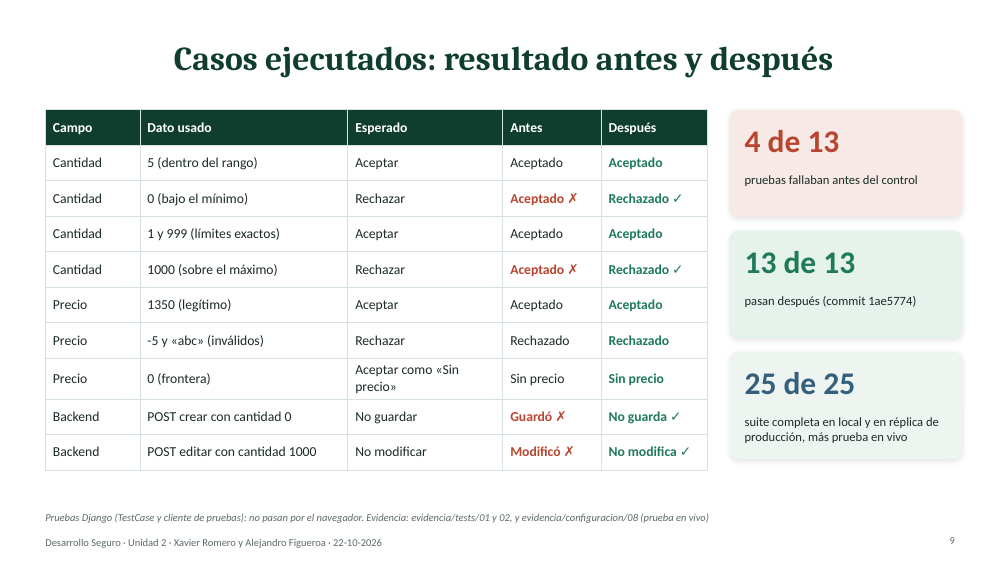
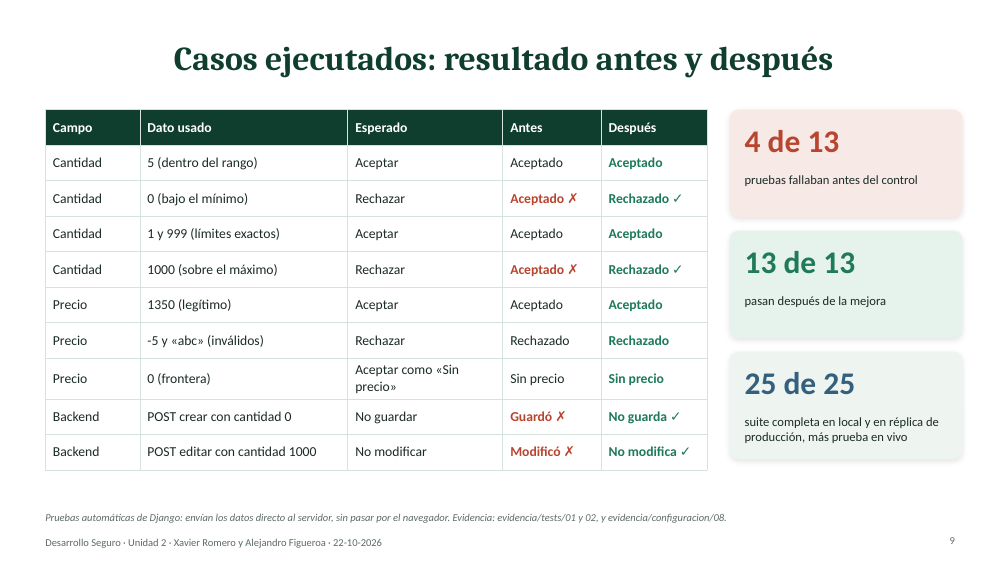
Before and after one commit to xaviiromf/desarrollo-seguro-10-09, a slide deck: slide 9 of evaluacion_u2/Presentacion_U2_Desarrollo_Seguro.pptx. Drawn at 1008x567 pixels with LibreOffice and Linux fonts; fonts in the diff are those of the drawing. Boxes give left, top, right and bottom in pixels: in the first picture for what was removed or moved away, otherwise in the second. Text is boxed around its words. In the diff, an @@ line names an element or a change of style, - is before the commit and + after.

Commit message:
docs: simplify deck wording, drop criteria and commit refs, generate script and prep guide from guion.json

```diff
--- a/evaluacion_u2/Presentacion_U2_Desarrollo_Seguro.pptx
+++ b/evaluacion_u2/Presentacion_U2_Desarrollo_Seguro.pptx
@@ text at box(745, 296, 886, 307): text changed @@
-pasan después (commit 1ae5774)
+pasan después de la mejora
@@ text at box(45, 513, 727, 523): text changed @@
-Pruebas Django (TestCase y cliente de pruebas): no pasan por el navegador. Evidencia: evidencia/tests/01 y 02, y evidencia/configuracion/08 (prueba en vivo)
+Pruebas automáticas de Django: envían los datos directo al servidor, sin pasar por el navegador. Evidencia: evidencia/tests/01 y 02, y evidencia/configuracion/08.
```
Also in this commit, not shown: 13 other slides changed, 5 other files.
